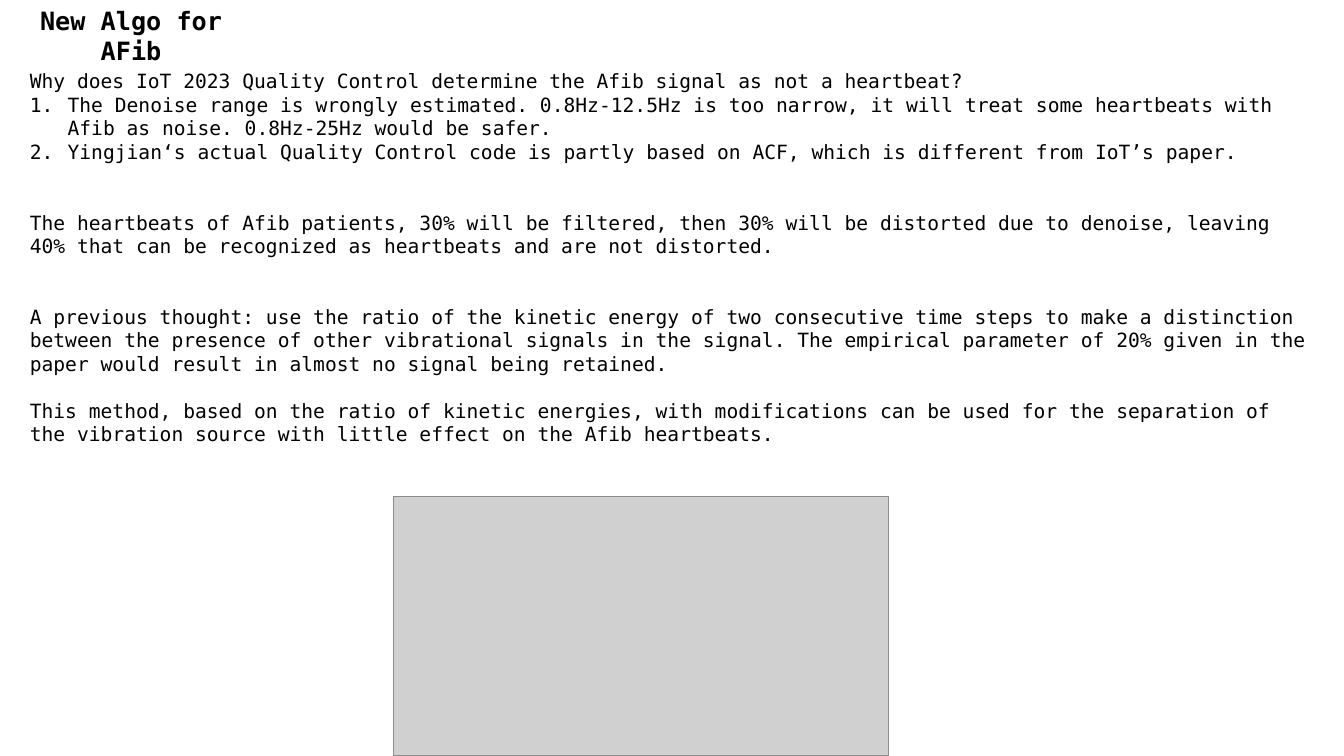
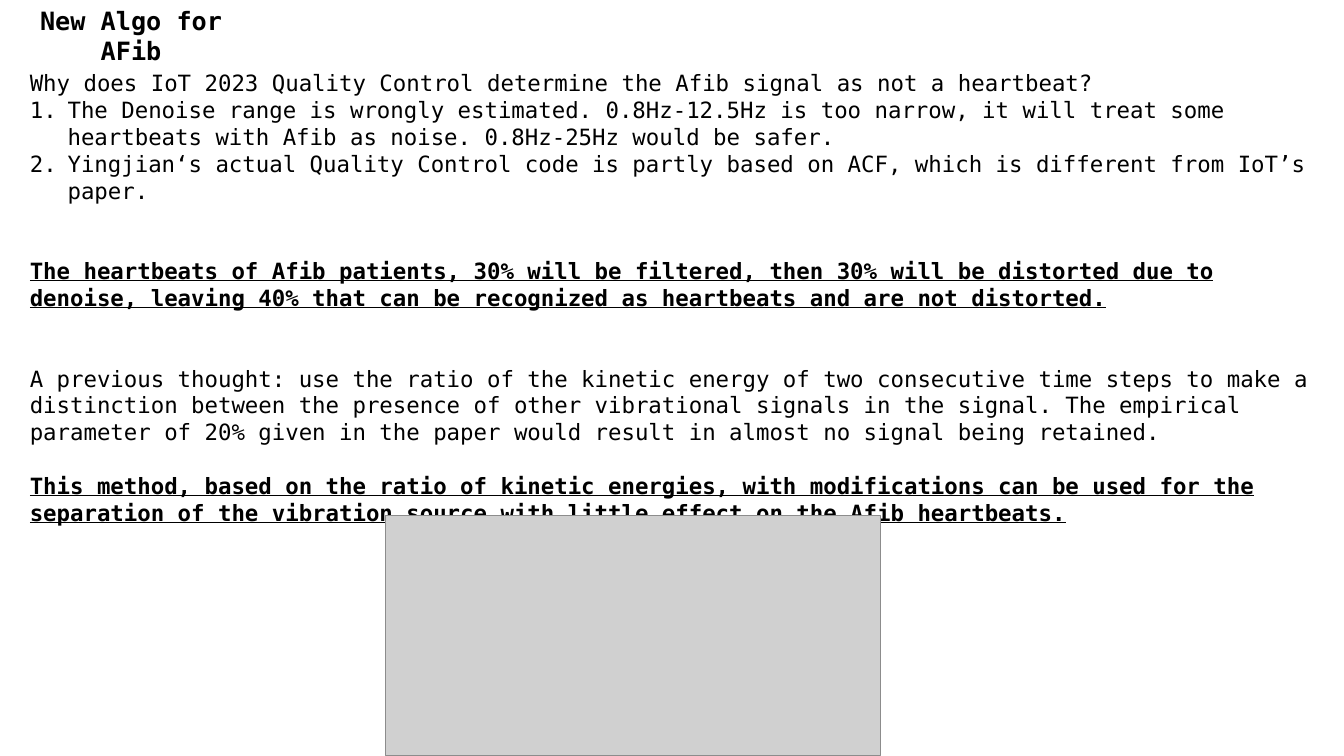
Before and after one commit to A-Big-Tortoise/Presentation, a slide deck: slide 4 of Presentation_0415_JiayuChen.pptx. Drawn at 1344x756 pixels with LibreOffice and Linux fonts; fonts in the diff are those of the drawing; grey boxes stand for pictures. Boxes give left, top, right and bottom in pixels: in the first picture for what was removed or moved away, otherwise in the second. Text is boxed around its words. In the diff, an @@ line names an element or a change of style, - is before the commit and + after.

```diff
--- a/Presentation_0415_JiayuChen.pptx
+++ b/Presentation_0415_JiayuChen.pptx
@@ text "Why does IoT 2023 Quality ..." at box(30, 74, 1307, 527): size 14 to 16 pt; bold on, underline on in "The heartbeats of Afib patients, 30% will ...", "This method, based on the ratio of ..." @@
@@ picture: place and size @@
-picture at box(394, 497, 889, 756)
+picture at box(385, 515, 880, 756)
```
Also in this commit, not shown: 5 other slides changed, 7 other files.
